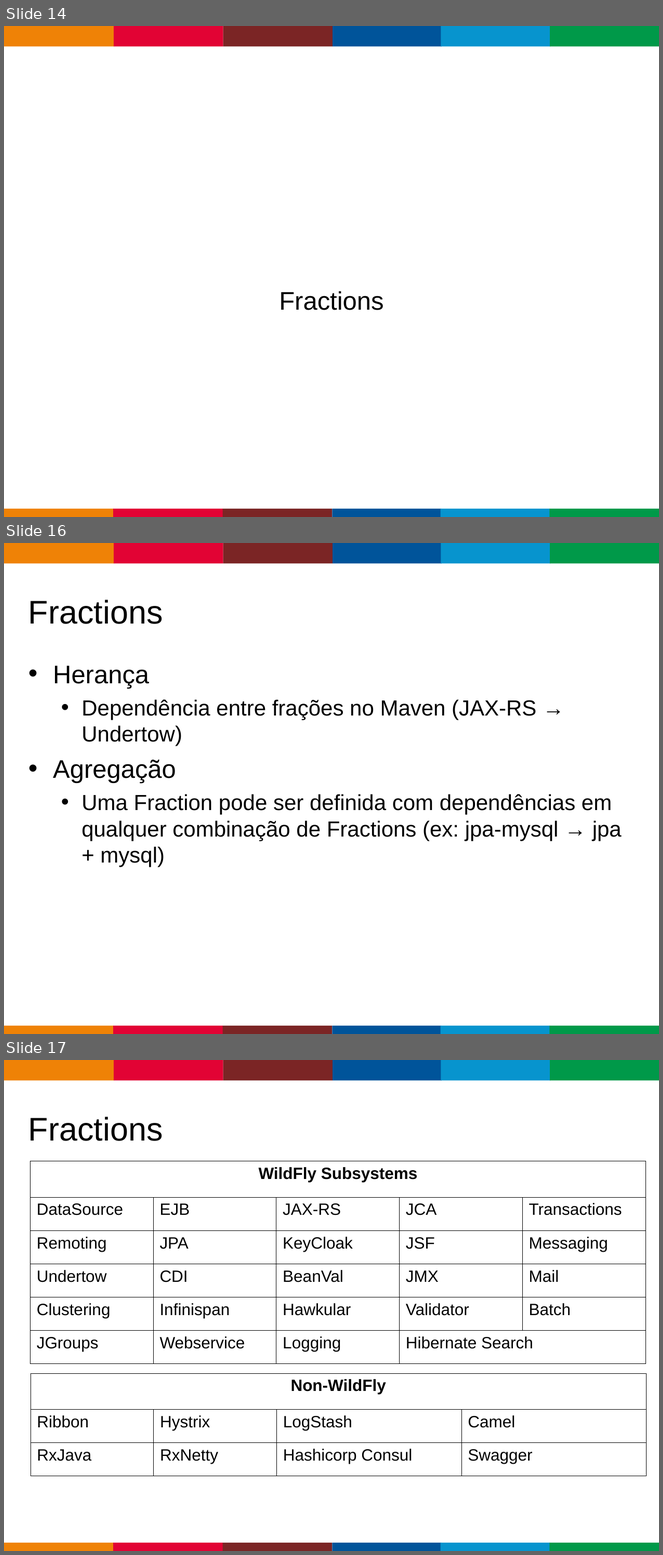
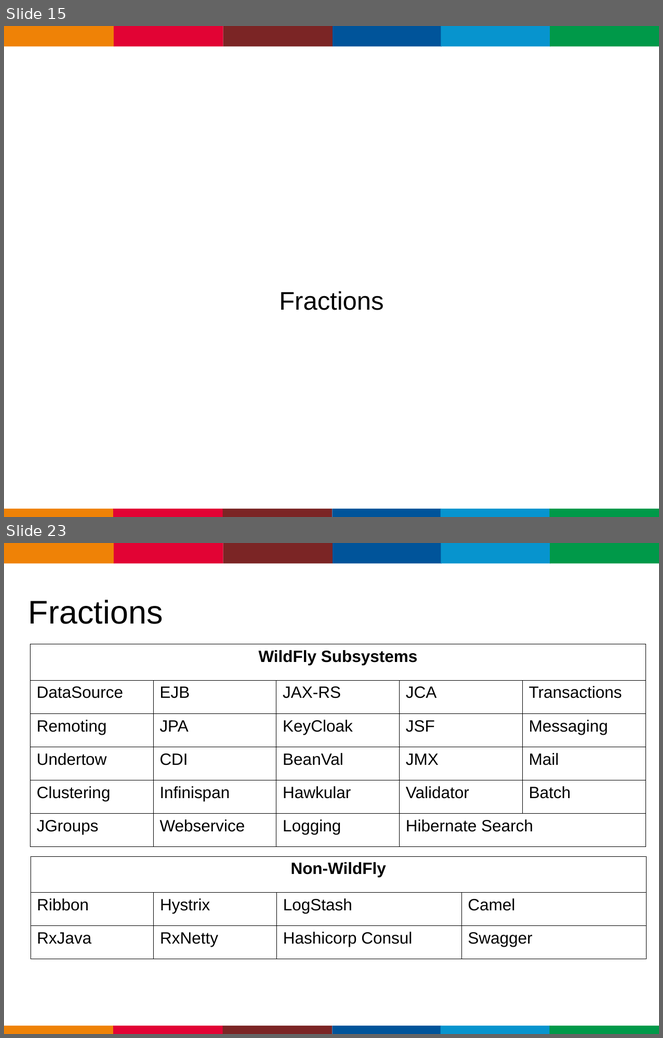
Before and after one commit to gastaldi/talks, a slide deck: WildFlySwarm/TDC 2017/wildflyswarm.odp. Shown one above the other, each under a label of ours: slides 14, 16 and 17 before the commit, slides 15 and 23 after it; the slides between them are not shown. The pictures are 663x1555 and 663x1038 pixels, drawn with LibreOffice and Linux fonts; fonts in the diff are those of the drawing; background and template pictures are left out. Boxes give left, top, right and bottom in pixels: in the first picture for what was removed or moved away, otherwise in the second. Text is boxed around its words. In the diff, an @@ line names an element or a change of style, - is before the commit and + after.

```diff
--- a/WildFlySwarm/TDC 2017/wildflyswarm.odp
+++ b/WildFlySwarm/TDC 2017/wildflyswarm.odp
@@ slide 16 removed at [4, 543, 659, 1034], background #FFFFFF; not listed: 13 template elements that a slide beside it also shows @@
@@ title removed at [28, 600, 163, 624] @@
-Fractions
@@ text removed at [53, 666, 622, 867] @@
-• Herança
-  • Dependência entre frações no Maven (JAX-RS → Undertow)
-• Agregação
-  • Uma Fraction pode ser definida com dependências em qualquer combinação de Fractions (ex: jpa-mysql → jpa + mysql)
@@ what was slide 14 is now slide 15 @@
@@ what was slide 17 is now slide 23 @@
```
Also in this commit, not shown: 2 slides changed, 8 slides added, 1 other slide removed, 1 other file.
